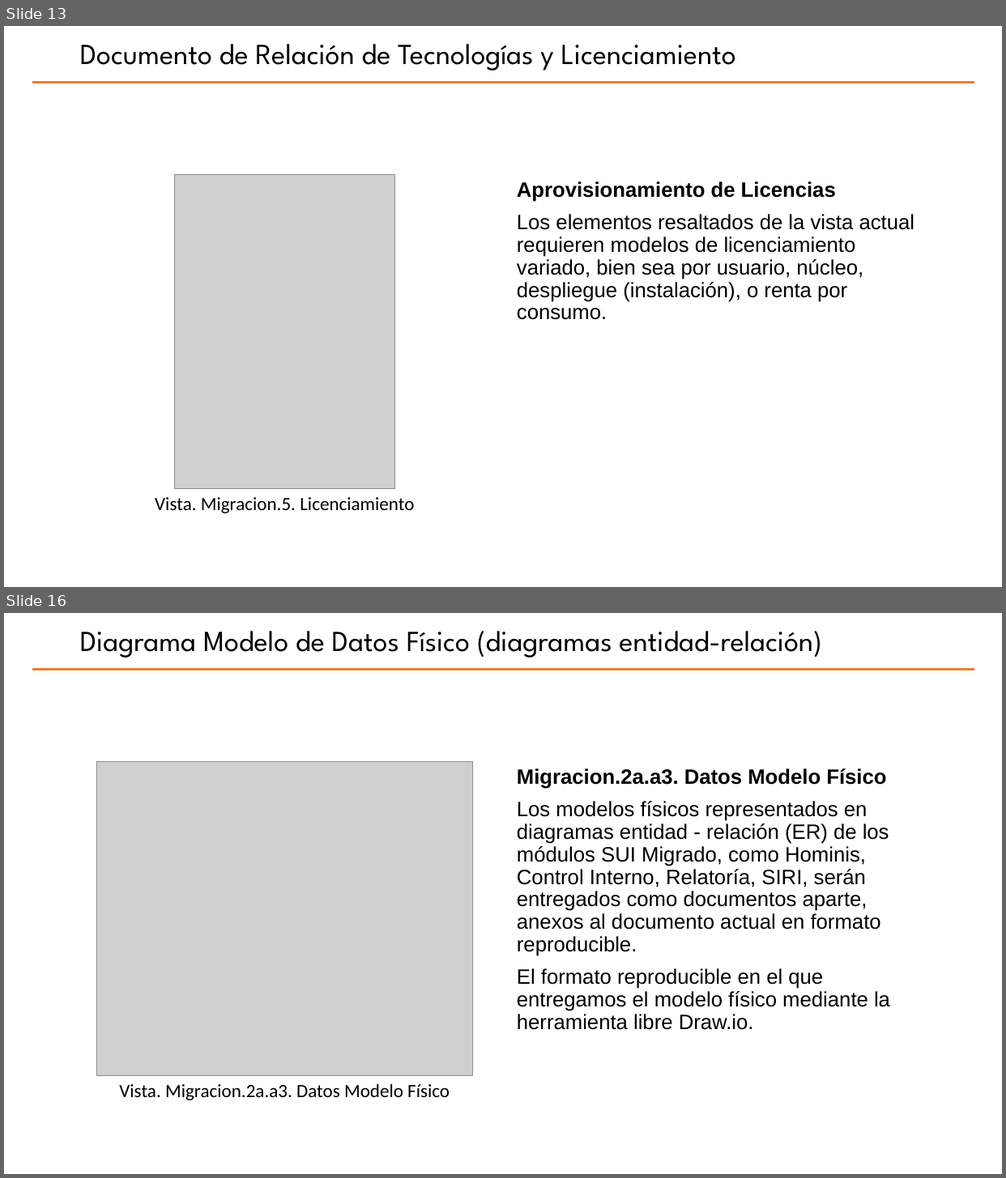
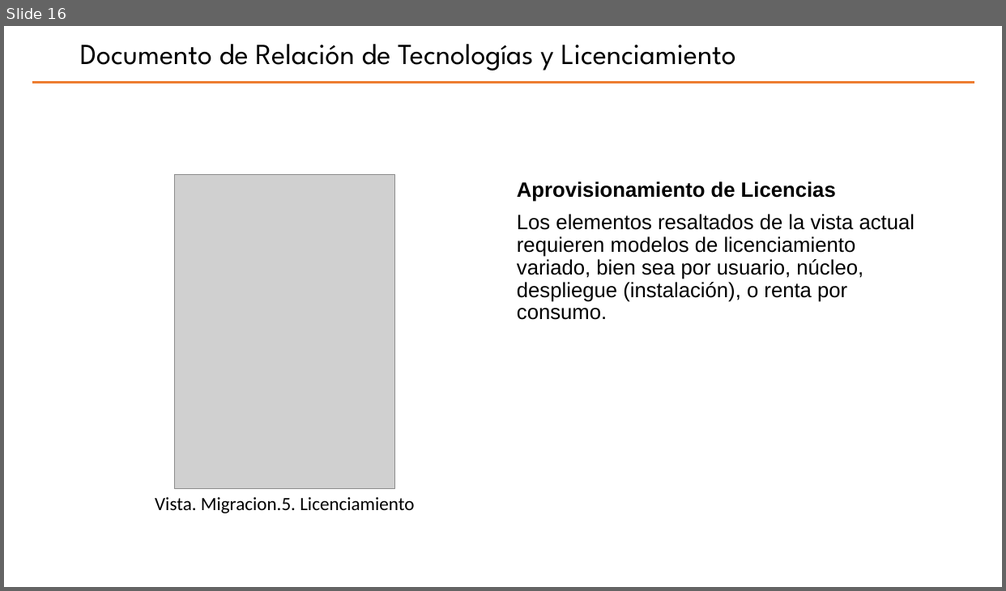
Before and after one commit to hwong23/pgn-078, a slide deck: content/pptxoutpt.pptx. Shown one above the other, each under a label of ours: slides 13 and 16 before the commit, slide 16 after it; the slides between them are not shown. The pictures are 1006x1178 and 1006x591 pixels, drawn with LibreOffice and Linux fonts; fonts in the diff are those of the drawing; grey boxes stand for pictures; background and template pictures are left out. Boxes give left, top, right and bottom in pixels: in the first picture for what was removed or moved away, otherwise in the second. Text is boxed around its words. In the diff, an @@ line names an element or a change of style, - is before the commit and + after.

```diff
--- a/content/pptxoutpt.pptx
+++ b/content/pptxoutpt.pptx
@@ slide 16 removed at <box>4,613,1002,1174</box>, background #FFFFFF; not listed: 1 template element that a slide beside it also shows @@
@@ title removed at <box>80,631,822,658</box> @@
-Diagrama Modelo de Datos Físico (diagramas entidad-relación)
@@ picture removed at <box>97,762,473,1076</box> @@
@@ text removed at <box>517,769,890,1030</box> @@
-Migracion.2a.a3. Datos Modelo Físico
-Los modelos físicos representados en diagramas entidad - relación (ER) de los módulos SUI Migrado, como Hominis, Control Interno, Relatoría, SIRI, serán entregados como documentos aparte, anexos al documento actual en formato reproducible.
-El formato reproducible en el que entregamos el modelo físico mediante la herramienta libre Draw.io.
@@ text removed at <box>119,1084,450,1101</box> @@
-Vista. Migracion.2a.a3. Datos Modelo Físico
@@ what was slide 13 is now slide 16 @@
```
Also in this commit, not shown: 4 slides changed, 4 slides added, 2 other slides removed, 13 other files.
